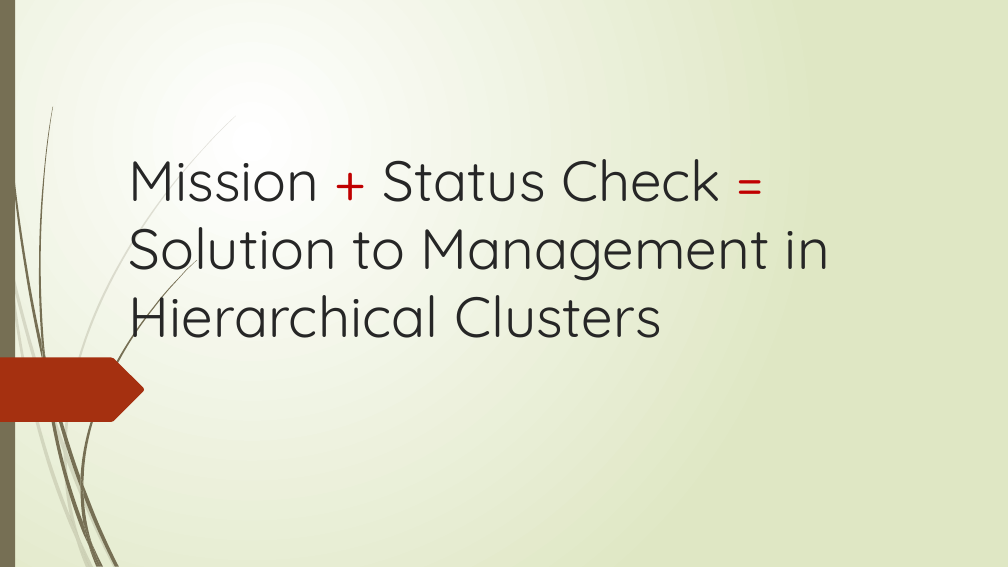
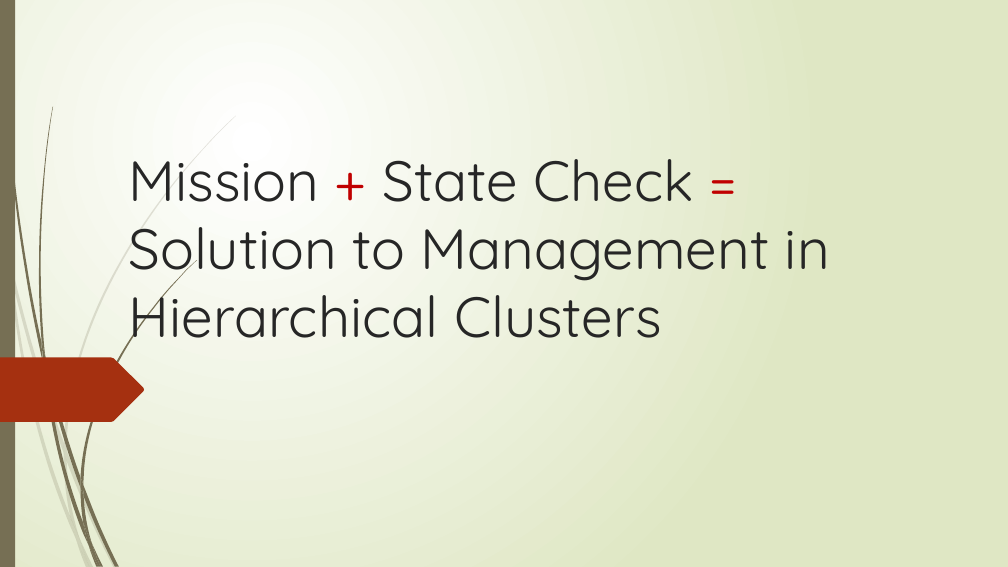
Before and after one commit to pdgetrf/ArktosEdge, a slide deck: slide 1 of slides/extend_mission.pptx. Drawn at 1008x567 pixels with LibreOffice and Linux fonts; fonts in the diff are those of the drawing. Boxes give left, top, right and bottom in pixels: in the first picture for what was removed or moved away, otherwise in the second. Text is boxed around its words. In the diff, an @@ line names an element or a change of style, - is before the commit and + after.

Commit message:
update slides about mission state and pruner

```diff
--- a/slides/extend_mission.pptx
+++ b/slides/extend_mission.pptx
@@ title at bbox=[129, 159, 830, 343]: text changed @@
-Mission + Status Check =
-Solution to Management in Hierarchical Clusters
+Mission + State Check =
+Solution to Management in Hierarchical Clusters
```
Also in this commit, not shown: 5 other slides changed, 2 slides added, 1 slide removed.
